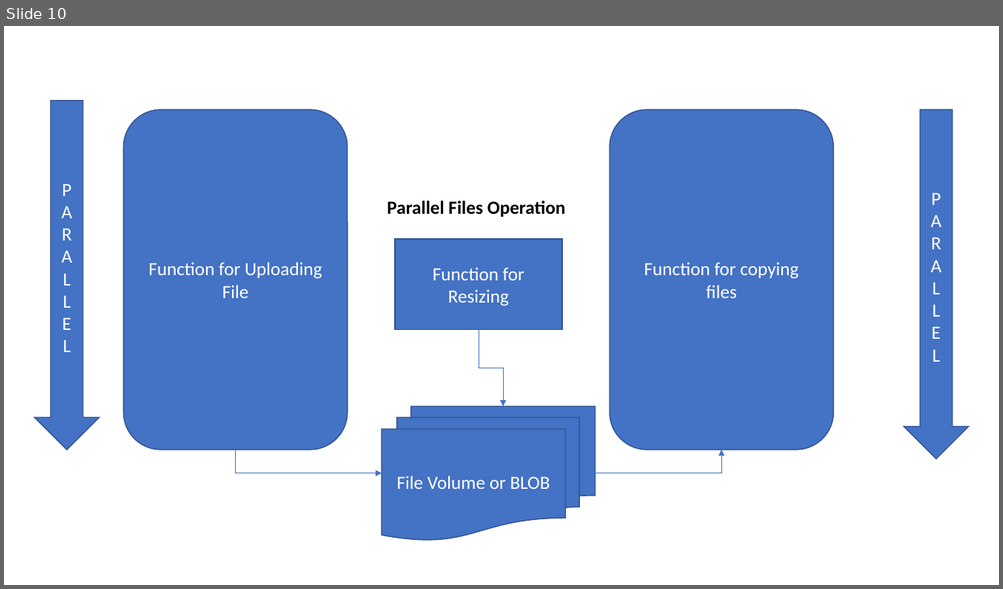
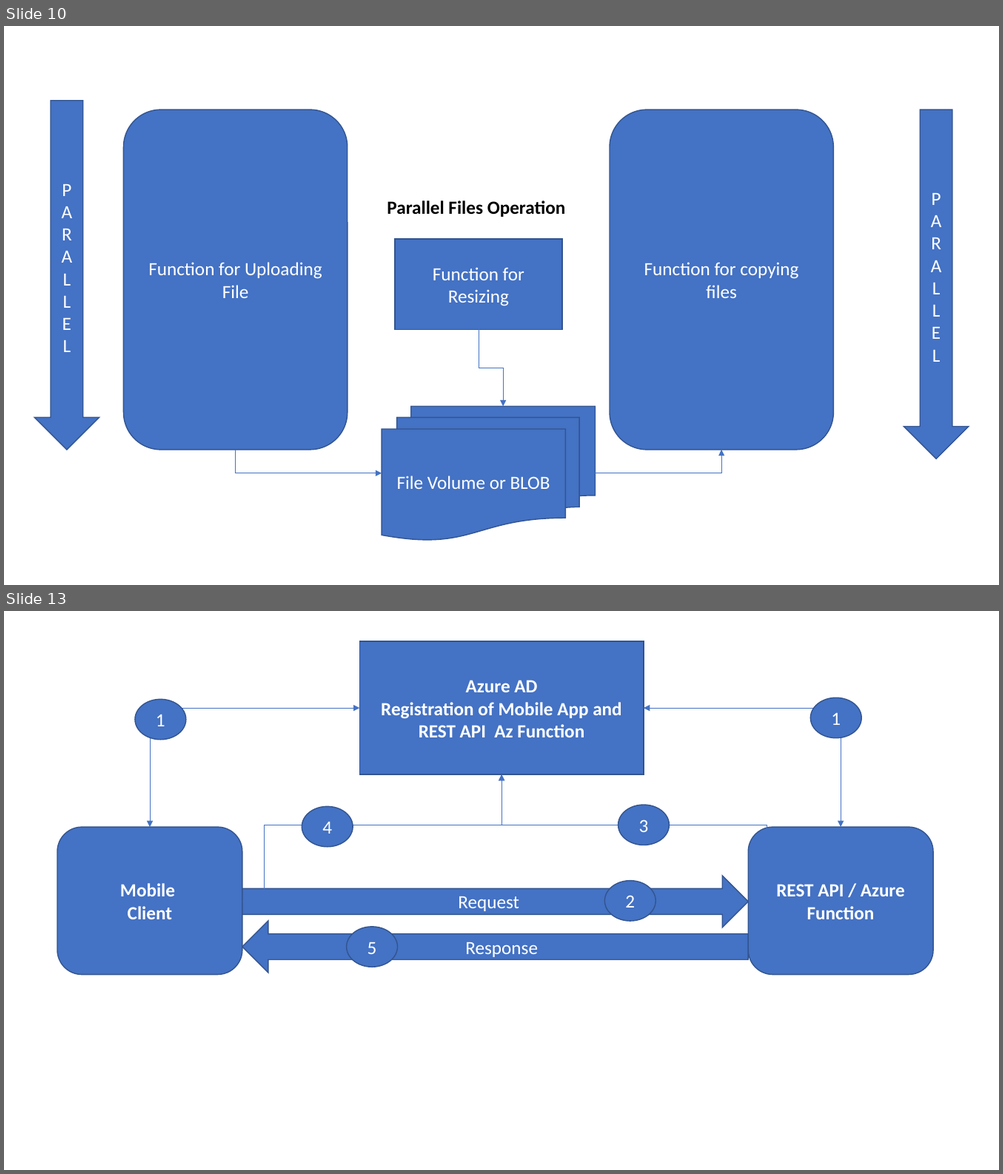
Before and after one commit to maheshsabnis/AzureFUnctionsWM, a slide deck: TRaining_Sreverless_IMages.pptx. Shown one above the other, each under a label of ours: slide 10 before the commit, slides 10 and 13 after it; the slides between them are not shown. The pictures are 1003x589 and 1003x1174 pixels, drawn with LibreOffice and Linux fonts; fonts in the diff are those of the drawing. Boxes give left, top, right and bottom in pixels: in the first picture for what was removed or moved away, otherwise in the second. Text is boxed around its words. In the diff, an @@ line names an element or a change of style, - is before the commit and + after.

```diff
--- a/TRaining_Sreverless_IMages.pptx
+++ b/TRaining_Sreverless_IMages.pptx
@@ slide 13 added at <box>4,611,999,1170</box>, background #FFFFFF @@
@@ rectangle added at <box>360,641,644,775</box>, fill #4472C4, outline #325491 1 pt, 18 pt, text #FFFFFF, bold @@
+Azure AD
+Registration of Mobile App and REST API Az Function
@@ ellipse added at <box>135,699,186,739</box>, fill #4472C4, outline #325491 1 pt, 18 pt, text #FFFFFF @@
+1
@@ ellipse added at <box>811,698,861,738</box>, fill #4472C4, outline #325491 1 pt, 18 pt, text #FFFFFF @@
+1
@@ elbow double arrow added from (150, 827) to (360, 708), #4472C4 0.5 pt @@
@@ elbow double arrow added from (840, 827) to (643, 708), #4472C4 0.5 pt @@
@@ elbow double arrow added from (502, 775) to (242, 902), #4472C4 0.5 pt @@
@@ elbow double arrow added from (748, 902) to (502, 775), #4472C4 0.5 pt @@
@@ ellipse added at <box>301,806,353,847</box>, fill #4472C4, outline #325491 1 pt, 18 pt, text #FFFFFF @@
+4
@@ ellipse added at <box>618,805,669,846</box>, fill #4472C4, outline #325491 1 pt, 18 pt, text #FFFFFF @@
+3
@@ rounded rectangle added at <box>57,827,242,975</box>, fill #4472C4, outline #325491 1 pt, 18 pt, text #FFFFFF, bold @@
+Mobile
+Client
@@ rounded rectangle added at <box>748,827,933,975</box>, fill #4472C4, outline #325491 1 pt, 18 pt, text #FFFFFF, bold @@
+REST API / Azure Function
@@ right arrow added at <box>242,876,748,927</box>, fill #4472C4, outline #325491 1 pt, 18 pt, text #FFFFFF @@
+Request
@@ ellipse added at <box>605,881,655,921</box>, fill #4472C4, outline #325491 1 pt, 18 pt, text #FFFFFF @@
+2
@@ left arrow added at <box>242,921,748,973</box>, fill #4472C4, outline #325491 1 pt, 18 pt, text #FFFFFF @@
+Response
@@ ellipse added at <box>347,926,397,967</box>, fill #4472C4, outline #325491 1 pt, 18 pt, text #FFFFFF @@
+5
```
Also in this commit, not shown: 4 other slides added, 14 other files.
